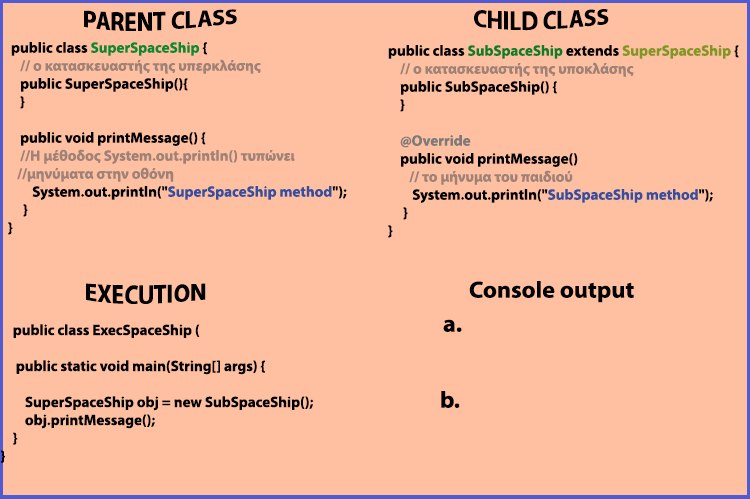
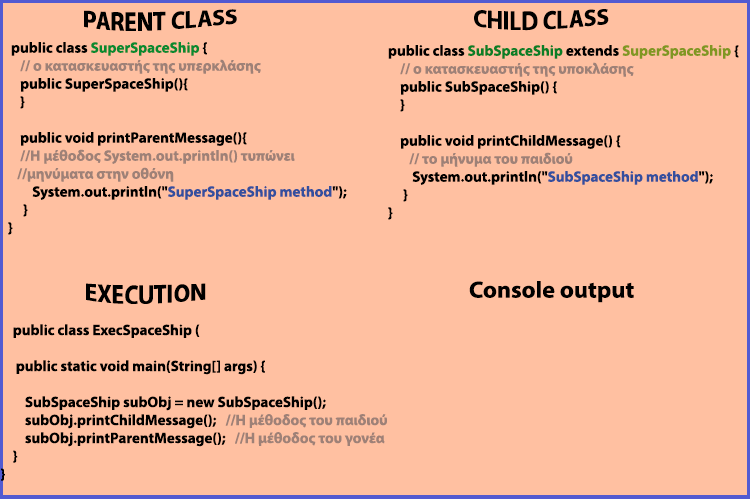
Two versions of the same layered image (750×499). Layer-by-layer changes:
hid "b." over [441, 391, 460, 408]
hid "a." over [443, 319, 462, 332]
hid group "bk2" (3 layers) over [1, 132, 713, 463]
showed group "bk1" (3 layers) over [1, 132, 713, 481]
